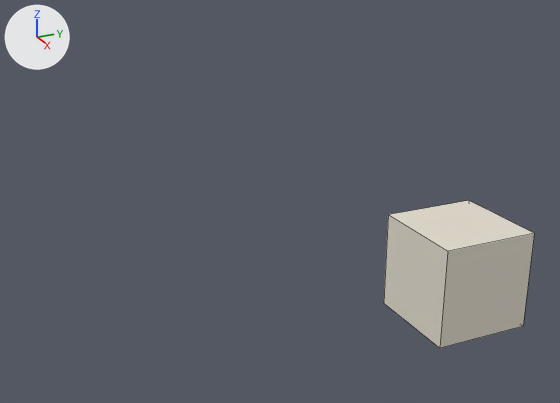
An edit to the Blender file week5/minecraft.blend, drawn before and after from the same camera.
The view is the same before and after, from a 50 mm camera at (11.4, -9.1, 6.69) aimed at (-0.13, -3.8, 2.01). Every picture has the same lights, and +X, +Y and +Z are marked at upper left. Mesh edges are drawn as thin lines.
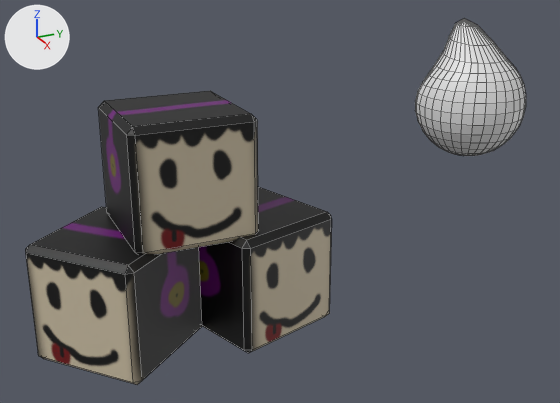
Changed parts and their boxes [x1, y1, x2, y2] in the pictures (560 x 403 px):
```json
{"object": "Cube", "change": "surface changed, moved, turned, modifiers changed", "before": [384, 200, 534, 348], "after": [25, 207, 202, 385]}
{"object": "Cube.002", "change": "added", "after": [98, 91, 259, 254]}
{"object": "Cube.001", "change": "added", "after": [199, 187, 332, 353]}
{"object": "Sphere", "change": "added", "after": [415, 19, 526, 156]}
```

Scene script edits in JSON lines:
```json
{"op": "add", "block": "img_material_base_color", "code": ["img_material_base_color = load_image('Material Base Color', 'Material Base Color.png', 1024, 1024, 'sRGB')"]}
{"op": "remove", "block": "mat_material", "code": "mat_material.base_color = (0.8, 0.749, 0.645)  # white #e7e0d2"}
{"op": "add", "block": "mat_material", "code": "mat_material.texture = img_material_base_color"}
{"op": "add", "block": "me_sphere", "code": ["me_sphere = bpy.data.meshes.new('Sphere')", "me_sphere.from_pydata(...)  # 482 vertices, 512 faces; spans x -0.97..1.0, y -1.0..1.0, z -1.0..1.51"]}
{"op": "set", "path": "ob_cube.location", "old": "(0.0, 0.0, 0.0)", "new": "(0.0, -6.75, 0.97)"}
{"op": "set", "path": "ob_cube.rotation_euler", "old": "(0.0, 0.0, 0.0)", "new": "(0.0, 0.0, -0.857)", "note": "degrees (0, 0, 0) -> degrees (0, 0, -49)"}
{"op": "add", "block": "ob_cube", "code": "_m = ob_cube.modifiers.new('Bevel', 'BEVEL')"}
{"op": "add", "block": "ob_sphere", "code": ["ob_sphere = bpy.data.objects.new('Sphere', me_sphere)", "ob_sphere.location = (0.0, 0.0, 3.43)"]}
{"op": "add", "block": "ob_cube_002", "code": ["ob_cube_002 = bpy.data.objects.new('Cube.002', me_cube.copy())  # the mesh of ob_cube", "ob_cube_002.location = (0.0, -5.65, 2.89)", "_m = ob_cube_002.modifiers.new('Bevel', 'BEVEL')"]}
{"op": "add", "block": "ob_cube_001", "code": ["ob_cube_001 = bpy.data.objects.new('Cube.001', me_cube.copy())  # the mesh of ob_cube", "ob_cube_001.location = (0.0, -4.38, 0.97)", "ob_cube_001.rotation_euler = (0.0, 0.0, 0.319)  # degrees (0, 0, 18)", "_m = ob_cube_001.modifiers.new('Bevel', 'BEVEL')"]}
```
